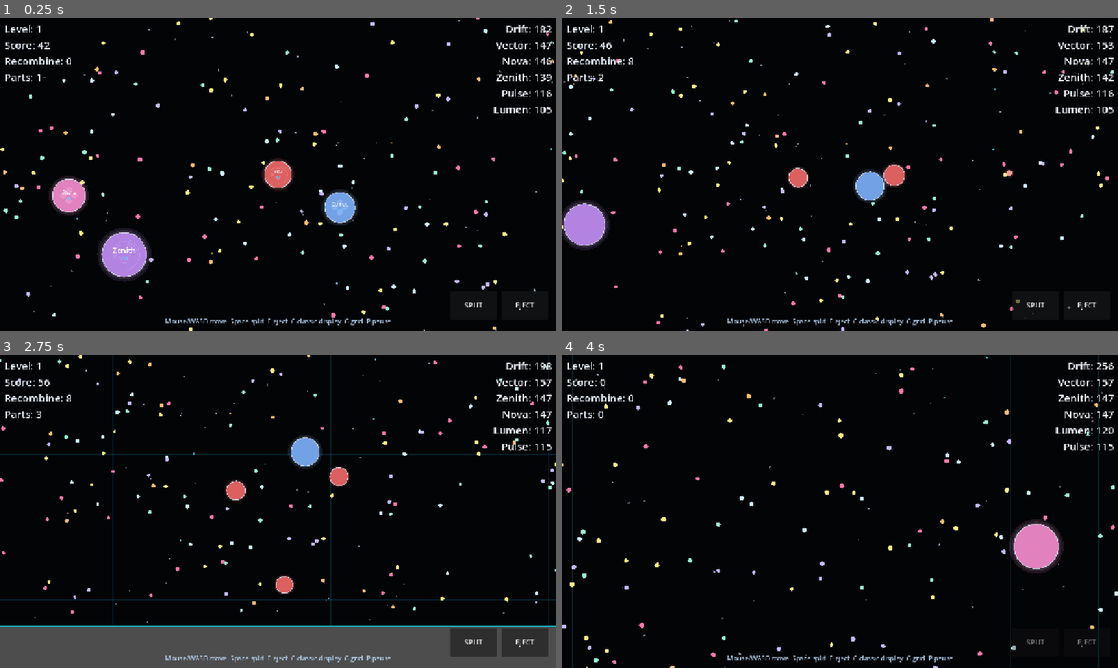
Above: before the commit, frames 1-4 (two rows, left to right).
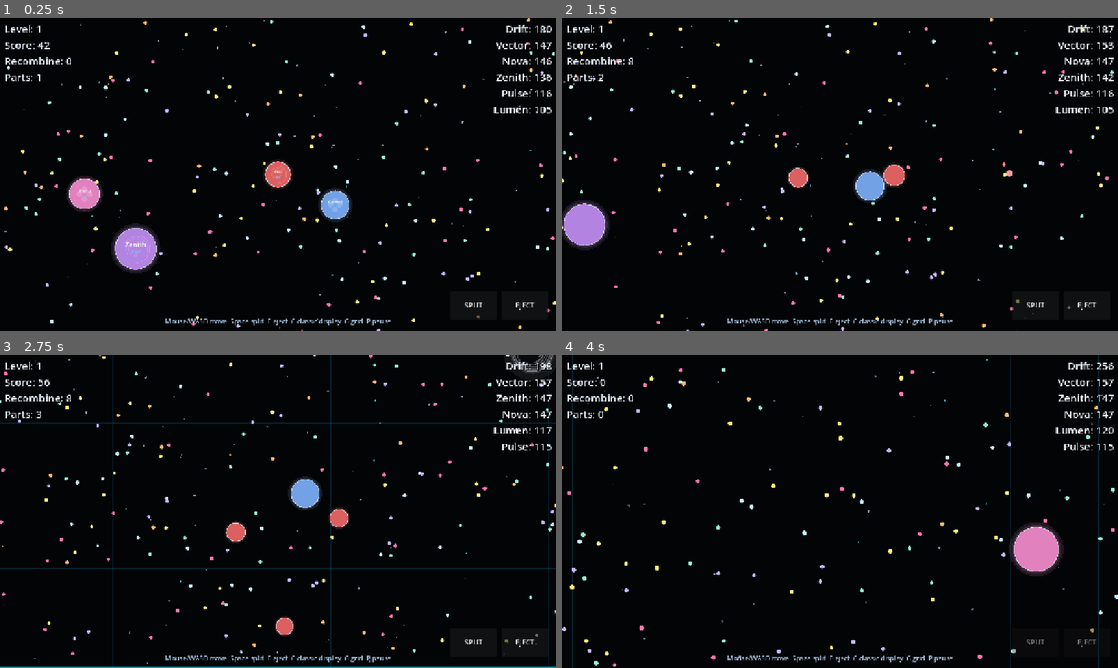
Above: after the commit, the same moments.

Repository: parkjaeuk0210/io-io-godot
Game: Godot game, scene res://scenes/Main.tscn
Two runs of this game, one before a commit and one after it. Both use one fixed random seed, a clock stepped at 60 frames per second and the inputs below.
Inputs (mouse positions are in pixels of both pictures, inside the frame that each line leads up to):
- Up to frame 1 (0.25 s): no input
- Up to frame 2 (1.5 s): tap Enter at 0.5 s; move the mouse to (962, 158) at 0.52 s; hold D 0.53-1.28 s; tap E at 0.6 s; tap Space at 0.77 s; move the mouse to (728, 190) at 1.27 s; hold S from 1.28 s (still down); tap C at 1.35 s
- Up to frame 3 (2.75 s): tap Space at 1.52 s; move the mouse to (333, 442) at 2.02 s; release S at 2.03 s; hold D from 2.03 s (still down); tap G at 2.1 s
- Up to frame 4 (4 s): move the mouse to (812, 574) at 2.77 s; release D at 2.78 s; hold W 2.78-3.53 s; tap P at 2.85 s; tap Space at 3.02, 3.77 s; move the mouse to (1006, 558) at 3.52 s; hold A from 3.53 s (still down); tap R at 3.6 s

The runs differ from the first frame. In frame 1, 5.2% of the frame differs, in the area x 0-100%, y 0-100%; in frame 2, 0.3%; in frame 3, 20%; in frame 4, 2.1%.

Commit message:
Fix arena rendering and mass runaway

Diff:
--- a/scripts/Main.gd
+++ b/scripts/Main.gd
@@ -3,6 +3,10 @@
 const GameConstants = preload("res://scripts/core/GameConstants.gd")
 const MassMath = preload("res://scripts/core/MassMath.gd")
 const SimWorldScript = preload("res://scripts/core/SimWorld.gd")
+
+const DRAW_CULL_MARGIN = 180.0
+const SOFT_CIRCLE_TEXTURE_SIZE = 64
+const UI_UPDATE_INTERVAL = 0.125
 
 var world
 var camera: Camera2D
@@ -12,9 +16,12 @@
 var hint_label: Label
 var split_button: Button
 var eject_button: Button
+var soft_circle_texture: Texture2D
 var font: Font
 
 var tick_accumulator = 0.0
+var ui_update_accumulator = 0.0
+var last_viewport_size = Vector2.ZERO
 var stars = []
 var show_grid = false
 var classic_display = false
@@ -24,13 +31,18 @@
 	world = SimWorldScript.new()
 	world.setup(44771)
 	font = ThemeDB.fallback_font
+	texture_filter = CanvasItem.TEXTURE_FILTER_LINEAR
+	soft_circle_texture = _create_soft_circle_texture()
 	camera = Camera2D.new()
 	camera.name = "GameCamera"
 	camera.enabled = true
-	camera.position = world.get_player_center(GameConstants.PLAYER_ID)
+	var initial_zoom = MassMath.camera_zoom(world.get_player_total_mass(GameConstants.PLAYER_ID))
+	camera.zoom = Vector2(initial_zoom, initial_zoom)
+	camera.position = _clamp_camera_center(world.get_player_center(GameConstants.PLAYER_ID), camera.zoom)
 	add_child(camera)
 	_generate_stars()
 	_create_ui()
+	_update_ui(0.0, true)
 	set_process(true)
 	set_process_unhandled_input(true)
 
@@ -45,7 +57,7 @@
 			tick_accumulator -= fixed_dt
 			guard += 1
 	_update_camera(delta)
-	_update_ui()
+	_update_ui(delta)
 	queue_redraw()
 
 func _unhandled_input(event: InputEvent) -> void:
@@ -65,11 +77,12 @@
 				_force_respawn_player()
 
 func _draw() -> void:
-	_draw_backdrop()
-	_draw_pellets()
-	_draw_ejected()
-	_draw_black_holes()
-	_draw_blobs()
+	var visible_rect = _camera_world_rect(DRAW_CULL_MARGIN)
+	_draw_backdrop(visible_rect)
+	_draw_pellets(visible_rect)
+	_draw_ejected(visible_rect)
+	_draw_black_holes(visible_rect)
+	_draw_blobs(visible_rect)
 
 func _update_player_input() -> void:
 	var key_dir = Vector2.ZERO
@@ -89,9 +102,10 @@
 
 func _update_camera(delta: float) -> void:
 	var center = world.get_player_center(GameConstants.PLAYER_ID)
-	camera.position = camera.position.lerp(center, 1.0 - exp(-delta * 7.5))
 	var zoom = MassMath.camera_zoom(world.get_player_total_mass(GameConstants.PLAYER_ID))
 	camera.zoom = camera.zoom.lerp(Vector2(zoom, zoom), 1.0 - exp(-delta * 5.0))
+	var clamped_center = _clamp_camera_center(center, camera.zoom)
+	camera.position = camera.position.lerp(clamped_center, 1.0 - exp(-delta * 7.5))
 
 func _create_ui() -> void:
 	ui_layer = CanvasLayer.new()
@@ -119,6 +133,7 @@
 	hint_label.horizontal_alignment = HORIZONTAL_ALIGNMENT_CENTER
 	hint_label.add_theme_font_size_override("font_size", 15)
 	hint_label.add_theme_color_override("font_color", Color(0.72, 0.84, 0.96, 0.88))
+	hint_label.text = "Mouse/WASD move  Space split  E eject  C classic display  G grid  P pause"
 	ui_layer.add_child(hint_label)
 	split_button = Button.new()
 	split_button.text = "SPLIT"
@@ -143,8 +158,15 @@
 	eject_button.position = Vector2(size.x - 126.0, size.y - 92.0)
 	eject_button.size = Vector2(108, 66)
 
-func _update_ui() -> void:
-	_layout_ui()
+func _update_ui(delta: float, force = false) -> void:
+	var viewport_size = get_viewport_rect().size
+	if force or viewport_size != last_viewport_size:
+		_layout_ui()
+		last_viewport_size = viewport_size
+	ui_update_accumulator += delta
+	if not force and ui_update_accumulator < UI_UPDATE_INTERVAL:
+		return
+	ui_update_accumulator = 0.0
 	var mass = int(round(world.get_player_total_mass(GameConstants.PLAYER_ID)))
 	var recombine = int(ceil(world.get_player_recombine_remaining(GameConstants.PLAYER_ID)))
 	var parts_count = 0
@@ -155,7 +177,6 @@
 	for row in world.get_leaderboard(6):
 		lines.append("%s: %d" % [row["name"], row["score"]])
 	leaderboard_label.text = "\n".join(lines)
-	hint_label.text = "Mouse/WASD move  Space split  E eject  C classic display  G grid  P pause"
 	split_button.disabled = not _player_has_mass(GameConstants.SPLIT_MIN_MASS)
 	eject_button.disabled = not _player_has_mass(GameConstants.EJECT_MIN_MASS)
 
@@ -167,38 +188,49 @@
 			return true
 	return false
 
-func _draw_backdrop() -> void:
+func _draw_backdrop(visible_rect: Rect2) -> void:
+	draw_rect(visible_rect, Color(0.012, 0.016, 0.024), true)
 	var rect = Rect2(Vector2.ZERO, GameConstants.WORLD_SIZE)
 	draw_rect(rect, Color(0.012, 0.016, 0.024), true)
 	for star in stars:
-		draw_circle(star["pos"], star["radius"], star["color"])
+		if _circle_visible(visible_rect, star["pos"], star["radius"]):
+			_draw_soft_circle(star["pos"], star["radius"] * 1.35, star["color"])
 	if show_grid:
 		var grid_color = Color(0.05, 0.55, 0.72, 0.22)
-		for x in range(0, int(GameConstants.WORLD_SIZE.x) + 1, 220):
+		var grid_step = 220
+		var start_x = max(0, floori(visible_rect.position.x / float(grid_step)) * grid_step)
+		var end_x = min(int(GameConstants.WORLD_SIZE.x), ceili(visible_rect.end.x / float(grid_step)) * grid_step)
+		var start_y = max(0, floori(visible_rect.position.y / float(grid_step)) * grid_step)
+		var end_y = min(int(GameConstants.WORLD_SIZE.y), ceili(visible_rect.end.y / float(grid_step)) * grid_step)
+		for x in range(start_x, end_x + 1, grid_step):
 			draw_line(Vector2(x, 0), Vector2(x, GameConstants.WORLD_SIZE.y), grid_color, 1.0)
-		for y in range(0, int(GameConstants.WORLD_SIZE.y) + 1, 220):
+		for y in range(start_y, end_y + 1, grid_step):
 			draw_line(Vector2(0, y), Vector2(GameConstants.WORLD_SIZE.x, y), grid_color, 1.0)
 	draw_rect(rect, Color(0.0, 0.82, 0.92, 0.72), false, 3.0)
 
-func _draw_pellets() -> void:
+func _draw_pellets(visible_rect: Rect2) -> void:
 	for pellet_id in world.pellets.keys():
 		var pellet = world.pellets[pellet_id]
 		var radius = MassMath.pellet_radius(pellet["mass"])
-		draw_circle(pellet["pos"], radius + 1.4, Color(1.0, 1.0, 1.0, 0.10))
-		draw_circle(pellet["pos"], radius, pellet["color"])
-
-func _draw_ejected() -> void:
+		if not _circle_visible(visible_rect, pellet["pos"], radius + 2.0):
+			continue
+		_draw_soft_circle(pellet["pos"], radius + 1.6, pellet["color"])
+
+func _draw_ejected(visible_rect: Rect2) -> void:
 	for id in world.ejected.keys():
 		var pellet = world.ejected[id]
 		var radius = MassMath.pellet_radius(pellet["mass"]) + 3.0
-		draw_circle(pellet["pos"], radius + 4.0, Color(pellet["color"].r, pellet["color"].g, pellet["color"].b, 0.16))
-		draw_circle(pellet["pos"], radius, pellet["color"])
-
-func _draw_black_holes() -> void:
+		if not _circle_visible(visible_rect, pellet["pos"], radius + 4.0):
+			continue
+		_draw_soft_circle(pellet["pos"], radius + 4.0, pellet["color"])
+
+func _draw_black_holes(visible_rect: Rect2) -> void:
 	for id in world.holes.keys():
 		var hole = world.holes[id]
 		var pos: Vector2 = hole["pos"]
 		var radius: float = hole["radius"]
+		if not _circle_visible(visible_rect, pos, radius * 1.45):
+			continue
 		var blue = hole["kind"] == "blue"
 		var base = Color(0.20, 0.88, 1.0, 0.94) if blue else Color(0.70, 0.70, 0.72, 0.92)
 		var core = Color(0.03, 0.04, 0.05, 1.0) if not blue else Color(0.05, 0.22, 0.28, 1.0)
@@ -211,12 +243,15 @@
 			draw_arc(pos, r, a, a + PI * 1.24, 34, Color(base.r, base.g, base.b, 0.54 - float(i) * 0.06), 4.0)
 		draw_arc(pos, radius * 0.98, 0.0, TAU, 72, Color(0.88, 0.96, 1.0, 0.46), 2.0)
 
-func _draw_blobs() -> void:
+func _draw_blobs(visible_rect: Rect2) -> void:
 	var ids = world.parts.keys()
 	ids.sort_custom(func(a, b): return world.parts[a]["mass"] < world.parts[b]["mass"])
 	for part_id in ids:
 		if world.parts.has(part_id):
-			_draw_blob(world.parts[part_id])
+			var part = world.parts[part_id]
+			var radius = MassMath.mass_to_radius(part["mass"])
+			if _circle_visible(visible_rect, part["pos"], radius * 1.25):
+				_draw_blob(part)
 
 func _draw_blob(part: Dictionary) -> void:
 	var pos: Vector2 = part["pos"]
@@ -271,6 +306,65 @@
 			"color": color
 		})
 
+func _camera_world_rect(margin: float) -> Rect2:
+	var viewport_size = get_viewport_rect().size
+	var zoom = Vector2.ONE
+	var center = GameConstants.WORLD_SIZE * 0.5
+	if camera != null:
+		zoom = camera.zoom
+		center = camera.position
+	var visible_size = Vector2(
+		viewport_size.x / max(zoom.x, 0.001),
+		viewport_size.y / max(zoom.y, 0.001)
+	)
+	var margin_vec = Vector2(margin, margin)
+	return Rect2(center - visible_size * 0.5 - margin_vec, visible_size + margin_vec * 2.0)
+
+func _clamp_camera_center(center: Vector2, zoom: Vector2) -> Vector2:
+	var viewport_size = get_viewport_rect().size
+	var visible_size = Vector2(
+		viewport_size.x / max(zoom.x, 0.001),
+		viewport_size.y / max(zoom.y, 0.001)
+	)
+	var clamped = center
+	if visible_size.x >= GameConstants.WORLD_SIZE.x:
+		clamped.x = GameConstants.WORLD_SIZE.x * 0.5
+	else:
+		var half_width = visible_size.x * 0.5
+		clamped.x = clamp(center.x, half_width, GameConstants.WORLD_SIZE.x - half_width)
+	if visible_size.y >= GameConstants.WORLD_SIZE.y:
+		clamped.y = GameConstants.WORLD_SIZE.y * 0.5
+	else:
+		var half_height = visible_size.y * 0.5
+		clamped.y = clamp(center.y, half_height, GameConstants.WORLD_SIZE.y - half_height)
+	return clamped
+
+func _circle_visible(rect: Rect2, pos: Vector2, radius: float) -> bool:
+	var diameter = radius * 2.0
+	return rect.intersects(Rect2(pos - Vector2(radius, radius), Vector2(diameter, diameter)))
+
+func _draw_soft_circle(pos: Vector2, radius: float, color: Color) -> void:
+	var diameter = radius * 2.0
+	draw_texture_rect(soft_circle_texture, Rect2(pos - Vector2(radius, radius), Vector2(diameter, diameter)), false, color)
+
+func _create_soft_circle_texture() -> Texture2D:
+	var image = Image.create(SOFT_CIRCLE_TEXTURE_SIZE, SOFT_CIRCLE_TEXTURE_SIZE, false, Image.FORMAT_RGBA8)
+	var center = Vector2(SOFT_CIRCLE_TEXTURE_SIZE - 1, SOFT_CIRCLE_TEXTURE_SIZE - 1) * 0.5
+	var outer_radius = float(SOFT_CIRCLE_TEXTURE_SIZE - 2) * 0.5
+	var core_fraction = 0.74
+	for y in range(SOFT_CIRCLE_TEXTURE_SIZE):
+		for x in range(SOFT_CIRCLE_TEXTURE_SIZE):
+			var dist = Vector2(x, y).distance_to(center)
+			var t = dist / outer_radius
+			var alpha = 0.0
+			if t <= core_fraction:
+				alpha = 1.0
+			elif t <= 1.0:
+				var fade = 1.0 - ((t - core_fraction) / (1.0 - core_fraction))
+				alpha = pow(fade, 1.8) * 0.38
+			image.set_pixel(x, y, Color(1.0, 1.0, 1.0, alpha))
+	return ImageTexture.create_from_image(image)
+
 func _on_split_pressed() -> void:
 	world.request_split(GameConstants.PLAYER_ID)
 
--- a/scripts/core/GameConstants.gd
+++ b/scripts/core/GameConstants.gd
@@ -36,6 +36,8 @@
 
 const NATURAL_DECAY_PER_SECOND = 0.00145
 const NATURAL_DECAY_MIN_MASS = 8.0
+const MASS_GAIN_SOFT_CAP = 3200.0
+const MASS_GAIN_HARD_CAP = 7200.0
 
 const EJECT_SOURCE_LOSS_MIN = 3.4
 const EJECT_SOURCE_LOSS_RATIO = 0.038
--- a/scripts/core/SimWorld.gd
+++ b/scripts/core/SimWorld.gd
@@ -359,7 +359,7 @@
 				continue
 			var pellet = pellets[pellet_id]
 			if part["pos"].distance_to(pellet["pos"]) <= radius + MassMath.pellet_radius(pellet["mass"]) * 0.45:
-				part["mass"] += pellet["mass"]
+				part["mass"] += _scaled_growth_gain(part["owner_id"], pellet["mass"])
 				pellets.erase(pellet_id)
 				_spawn_pellet()
 		for eject_id in _ejected_hash.query(part["pos"], radius + 26.0):
@@ -369,7 +369,7 @@
 			if pellet["owner_id"] == part["owner_id"] and pellet["age"] < GameConstants.EJECT_PICKUP_DELAY:
 				continue
 			if part["pos"].distance_to(pellet["pos"]) <= radius + MassMath.pellet_radius(pellet["mass"]) * 0.55:
-				part["mass"] += pellet["mass"]
+				part["mass"] += _scaled_growth_gain(part["owner_id"], pellet["mass"])
 				ejected.erase(eject_id)
 		for hole_id in _hole_hash.query(part["pos"], radius + GameConstants.BLUE_BLACK_HOLE_RADIUS + 12.0):
 			if not holes.has(hole_id) or not parts.has(part_id):
@@ -407,10 +407,10 @@
 			if a["owner_id"] == b["owner_id"]:
 				continue
 			if _can_consume_part(a, b):
-				a["mass"] += b["mass"]
+				a["mass"] += _scaled_growth_gain(a["owner_id"], b["mass"])
 				_remove_part(other_id)
 			elif _can_consume_part(b, a):
-				b["mass"] += a["mass"]
+				b["mass"] += _scaled_growth_gain(b["owner_id"], a["mass"])
 				_remove_part(part_id)
 
 func _resolve_recombine() -> void:
@@ -442,7 +442,12 @@
 	if dist > part_radius + hole["radius"] * 0.46:
 		return
 	if hole["kind"] == "blue" and part["mass"] < GameConstants.BLACK_HOLE_DANGER_MASS:
-		part["mass"] += GameConstants.BLUE_BLACK_HOLE_REWARD
+		var owner_total = get_player_total_mass(part["owner_id"])
+		var reward = min(GameConstants.BLUE_BLACK_HOLE_REWARD, max(0.0, GameConstants.BLACK_HOLE_DANGER_MASS - owner_total))
+		reward = _scaled_growth_gain(part["owner_id"], reward)
+		if reward <= 0.0:
+			return
+		part["mass"] += reward
 		part["hole_cd"] = 0.65
 		_respawn_hole(hole_id)
 		return
@@ -508,6 +513,18 @@
 	var rv = MassMath.mass_to_radius(victim["mass"])
 	var dist = attacker["pos"].distance_to(victim["pos"])
 	return dist + rv * GameConstants.CONSUME_OVERLAP_FRACTION <= ra
+
+func _scaled_growth_gain(owner_id: int, gain: float) -> float:
+	if gain <= 0.0:
+		return 0.0
+	var total = get_player_total_mass(owner_id)
+	if total <= GameConstants.MASS_GAIN_SOFT_CAP:
+		return gain
+	if total >= GameConstants.MASS_GAIN_HARD_CAP:
+		return 0.0
+	var t = (total - GameConstants.MASS_GAIN_SOFT_CAP) / (GameConstants.MASS_GAIN_HARD_CAP - GameConstants.MASS_GAIN_SOFT_CAP)
+	var scale = pow(1.0 - t, 2.0)
+	return gain * scale
 
 func _movement_direction_for_part(player: Dictionary, part: Dictionary) -> Vector2:
 	if player.get("move_mode", "target") == "target":
--- a/tests/sim_tests.gd
+++ b/tests/sim_tests.gd
@@ -14,6 +14,9 @@
 	_test_split_cap_and_mass()
 	_test_eject_loss()
 	_test_black_hole_threshold()
+	_test_blue_hole_reward_respects_total_mass_cap()
+	_test_food_gain_tapers_above_hard_cap()
+	_test_part_consumption_tapers_above_hard_cap()
 	_test_step_stability()
 	_test_direction_input_uses_per_part_steering()
 	_test_unlocked_same_owner_parts_merge_on_shared_target()
@@ -72,6 +75,66 @@
 	world.parts[part_id]["pos"] = world.holes[hole_id]["pos"]
 	world.step(1.0 / GameConstants.SIM_TICK_RATE)
 	_assert(world.players[GameConstants.PLAYER_ID]["parts"].size() > 1, "danger-mass blob splits on black hole")
+
+func _test_blue_hole_reward_respects_total_mass_cap() -> void:
+	var world = SimWorldScript.new()
+	world.setup(12)
+	_keep_only_player(world)
+	_clear_environment(world)
+	var owner_id = GameConstants.PLAYER_ID
+	var first_id = world.players[owner_id]["parts"][0]
+	var second_id = world._add_part(owner_id, Vector2(2800.0, 1800.0), 160.0, Vector2.ZERO, 0.0)
+	world.parts[first_id]["mass"] = 120.0
+	world.parts[first_id]["pos"] = Vector2(2800.0, 1800.0)
+	world.parts[first_id]["vel"] = Vector2.ZERO
+	world.parts[second_id]["vel"] = Vector2.ZERO
+	var hole_id = world._spawn_black_hole(1)
+	world.holes[hole_id]["kind"] = "blue"
+	world.holes[hole_id]["pos"] = world.parts[first_id]["pos"]
+	world.holes[hole_id]["vel"] = Vector2.ZERO
+	world.holes[hole_id]["base_vel"] = Vector2.ZERO
+	var before = world.get_player_total_mass(owner_id)
+	world.step(1.0 / GameConstants.SIM_TICK_RATE)
+	var after = world.get_player_total_mass(owner_id)
+	_assert(before >= GameConstants.BLACK_HOLE_DANGER_MASS, "test setup starts above blue reward cap")
+	_assert(after <= before + 0.01, "blue hole reward does not feed already large total mass")
+
+func _test_food_gain_tapers_above_hard_cap() -> void:
+	var world = SimWorldScript.new()
+	world.setup(14)
+	_keep_only_player(world)
+	_clear_environment(world)
+	var owner_id = GameConstants.PLAYER_ID
+	var part_id = world.players[owner_id]["parts"][0]
+	world.parts[part_id]["mass"] = GameConstants.MASS_GAIN_HARD_CAP + 800.0
+	world.parts[part_id]["pos"] = Vector2(2800.0, 1800.0)
+	world.parts[part_id]["vel"] = Vector2.ZERO
+	world._spawn_pellet(world.parts[part_id]["pos"], 3.0)
+	var before = world.get_player_total_mass(owner_id)
+	world.step(1.0 / GameConstants.SIM_TICK_RATE)
+	var after = world.get_player_total_mass(owner_id)
+	_assert(after <= before, "food gain is suppressed above hard cap")
+
+func _test_part_consumption_tapers_above_hard_cap() -> void:
+	var world = SimWorldScript.new()
+	world.setup(16)
+	_keep_only_owners(world, [GameConstants.PLAYER_ID, 20])
+	_clear_environment(world)
+	var owner_id = GameConstants.PLAYER_ID
+	var prey_owner_id = 20
+	var attacker_id = world.players[owner_id]["parts"][0]
+	var victim_id = world.players[prey_owner_id]["parts"][0]
+	world.parts[attacker_id]["mass"] = GameConstants.MASS_GAIN_HARD_CAP + 500.0
+	world.parts[attacker_id]["pos"] = Vector2(2800.0, 1800.0)
+	world.parts[attacker_id]["vel"] = Vector2.ZERO
+	world.parts[victim_id]["mass"] = 120.0
+	world.parts[victim_id]["pos"] = Vector2(2800.0, 1800.0)
+	world.parts[victim_id]["vel"] = Vector2.ZERO
+	var before = world.get_player_total_mass(owner_id)
+	world.step(1.0 / GameConstants.SIM_TICK_RATE)
+	var after = world.get_player_total_mass(owner_id)
+	_assert(not world.parts.has(victim_id), "oversized part can still remove consumed victim")
+	_assert(after <= before, "part consumption gain is suppressed above hard cap")
 
 func _test_step_stability() -> void:
 	var world = SimWorldScript.new()
@@ -121,8 +184,11 @@
 	_assert(world.players[owner_id]["parts"].size() == 1, "unlocked same-owner parts merge on a shared target")
 
 func _keep_only_player(world) -> void:
+	_keep_only_owners(world, [GameConstants.PLAYER_ID])
+
+func _keep_only_owners(world, allowed: Array) -> void:
 	for owner_id in world.players.keys():
-		if owner_id == GameConstants.PLAYER_ID:
+		if allowed.has(owner_id):
 			continue
 		for part_id in world.players[owner_id]["parts"].duplicate():
 			world.parts.erase(part_id)
